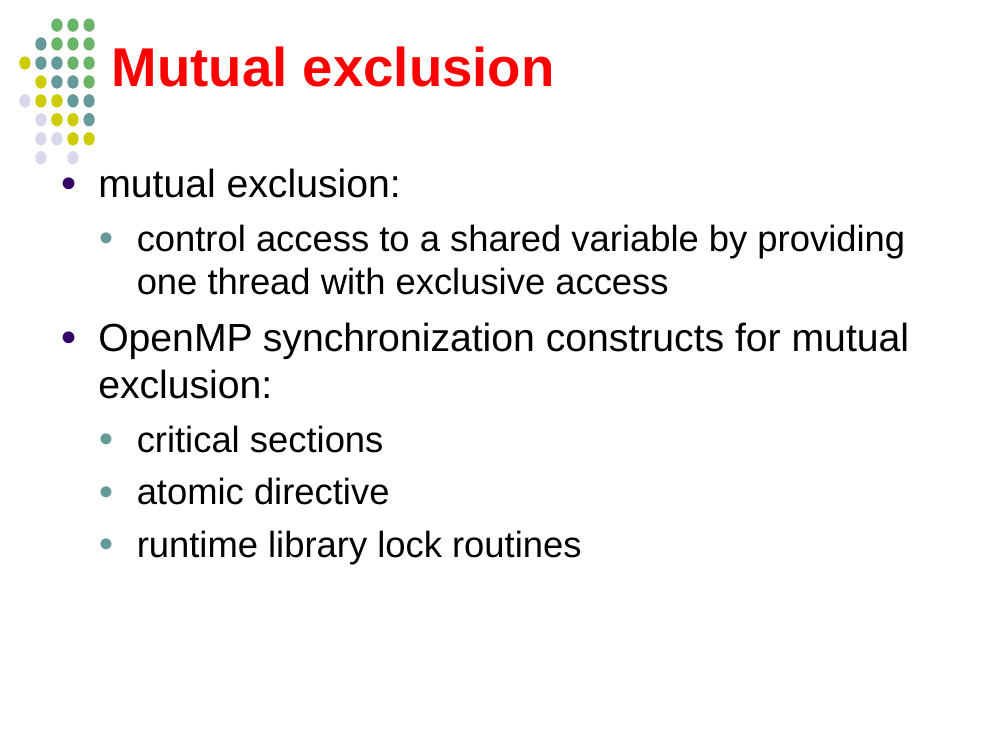
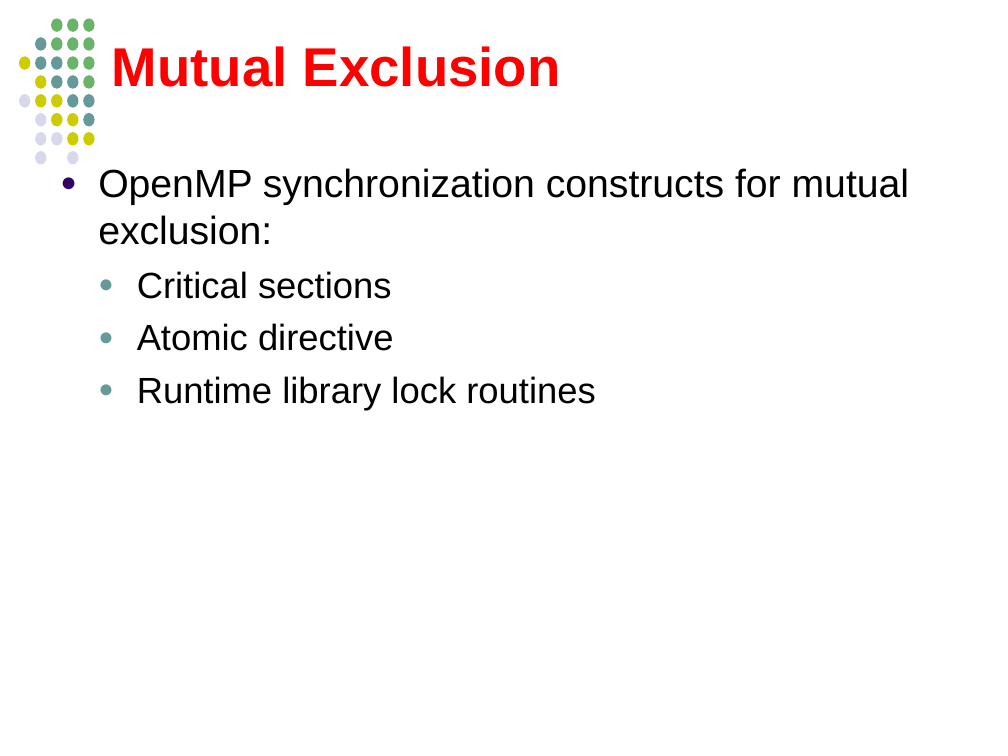
Before and after one commit to jablub/chpc_omp, a slide deck: slide 127 of OpenMP_MKuttel_CHPCWinterSchool2012.odp (slide 126 before the commit). Drawn at 1008x756 pixels with LibreOffice and Linux fonts; fonts in the diff are those of the drawing. Boxes give left, top, right and bottom in pixels: in the first picture for what was removed or moved away, otherwise in the second. Text is boxed around its words. In the diff, an @@ line names an element or a change of style, - is before the commit and + after.

```diff
--- a/OpenMP_MKuttel_CHPCWinterSchool2012.odp
+++ b/OpenMP_MKuttel_CHPCWinterSchool2012.odp
@@ title at [112, 46, 561, 87]: text changed @@
-Mutual exclusion
+Mutual Exclusion
@@ text at [98, 168, 905, 295]: paragraphs removed @@
-● mutual exclusion:
-  ● control access to a shared variable by providing one thread with exclusive access
@@ text at [137, 271, 595, 411]: text changed @@
-  ● critical sections
-  ● atomic directive
-  ● runtime library lock routines
+  ● Critical sections
+  ● Atomic directive
+  ● Runtime library lock routines
```
Also in this commit, not shown: 43 other slides changed, 28 slides added, 19 slides removed, 20 other files.
